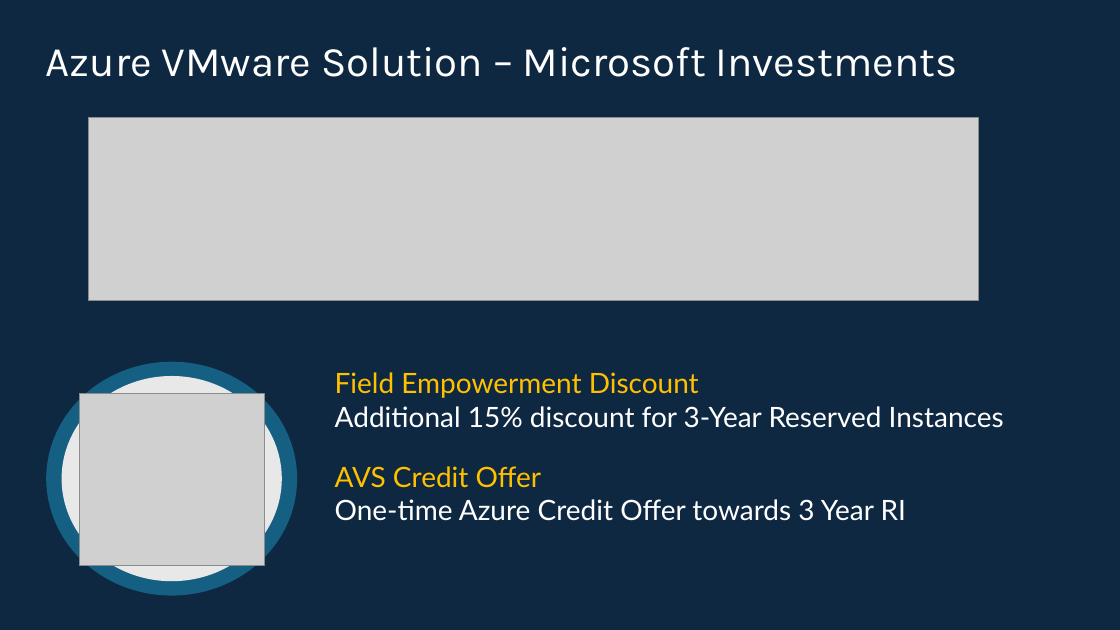
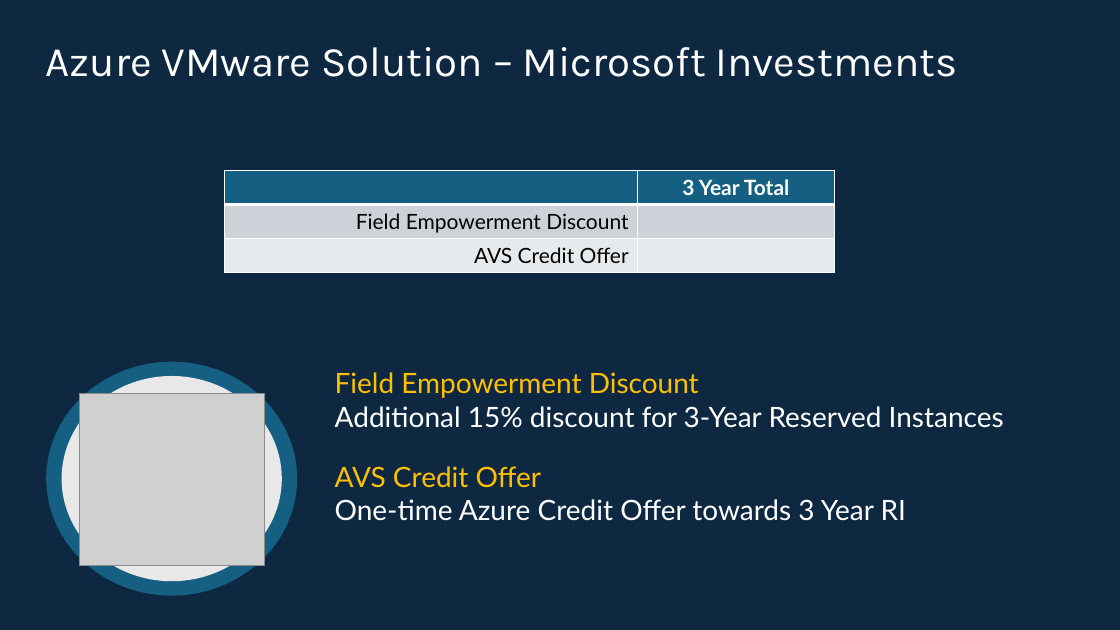
Before and after one commit to Trevor-Davis/Azure-VMware-Solution, a slide deck: slide 6 of AVS-Sizer/dev/AVSDemandGen.pptm. Drawn at 1120x630 pixels with LibreOffice and Linux fonts; fonts in the diff are those of the drawing; grey boxes stand for pictures. Boxes give left, top, right and bottom in pixels: in the first picture for what was removed or moved away, otherwise in the second. Text is boxed around its words. In the diff, an @@ line names an element or a change of style, - is before the commit and + after.

```diff
--- a/AVS-Sizer/dev/AVSDemandGen.pptm
+++ b/AVS-Sizer/dev/AVSDemandGen.pptm
@@ picture removed at [89,118,979,300] @@
@@ table added at [224,171,835,273], 3 rows, 2 columns @@
+ | 3 Year Total
+Field Empowerment Discount | 
+AVS Credit Offer | 
```
Also in this commit, not shown: 8 other slides changed, 19 other files.
